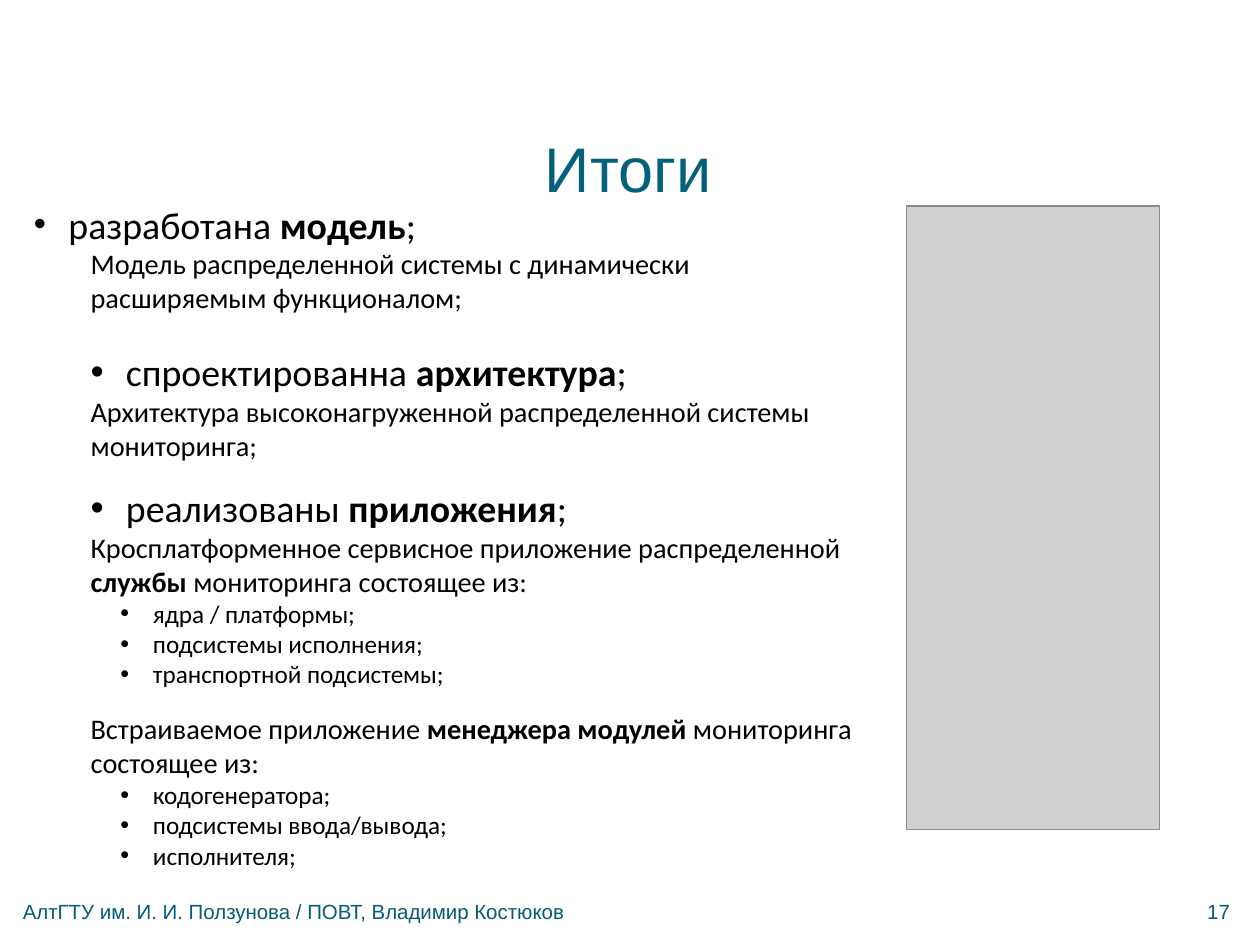
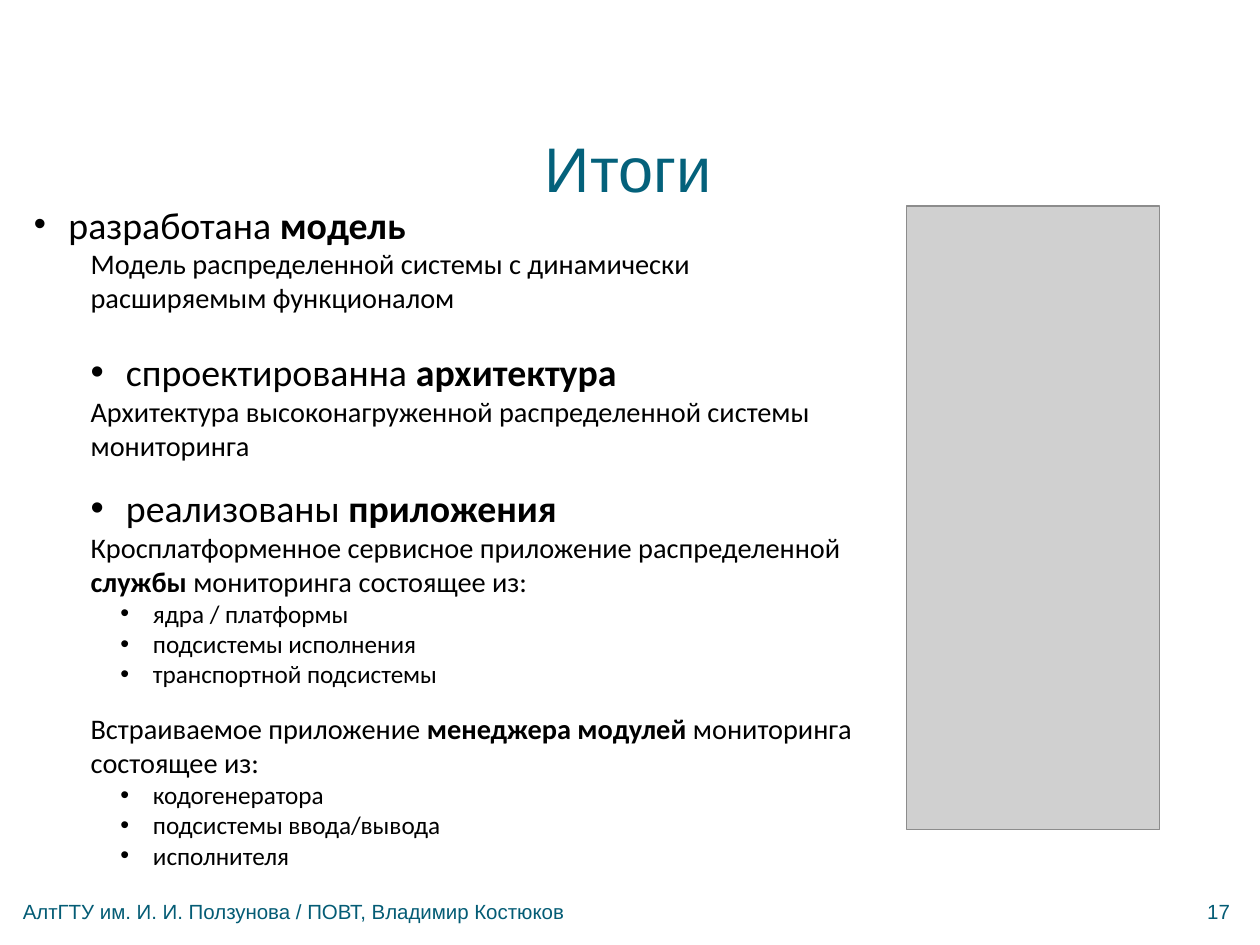
Before and after one commit to bluerain/snoopy, a slide deck: slide 17 of diploma/trunk/ppt/kostyukov.pptx. Drawn at 1260x945 pixels with LibreOffice and Linux fonts; fonts in the diff are those of the drawing; grey boxes stand for pictures; background and template pictures are left out. Boxes give left, top, right and bottom in pixels: in the first picture for what was removed or moved away, otherwise in the second. Text is boxed around its words. In the diff, an @@ line names an element or a change of style, - is before the commit and + after.

```diff
--- a/diploma/trunk/ppt/kostyukov.pptx
+++ b/diploma/trunk/ppt/kostyukov.pptx
@@ text at (68, 213, 809, 528): text changed @@
-• разработана модель;
-  Модель распределенной системы с динамически расширяемым функционалом;
-• спроектированна архитектура;
-  Архитектура высоконагруженной распределенной системы мониторинга;
-• реализованы приложения;
+• разработана модель
+  Модель распределенной системы с динамически расширяемым функционалом
+• спроектированна архитектура
+  Архитектура высоконагруженной распределенной системы мониторинга
+• реализованы приложения
@@ text at (153, 606, 437, 687): text changed @@
-      • ядра / платформы;
-      • подсистемы исполнения;
-      • транспортной подсистемы;
+      • ядра / платформы
+      • подсистемы исполнения
+      • транспортной подсистемы
@@ text at (153, 791, 440, 865): text changed @@
-      • кодогенератора;
-      • подсистемы ввода/вывода;
-      • исполнителя;
+      • кодогенератора
+      • подсистемы ввода/вывода
+      • исполнителя
```
Also in this commit, not shown: 11 other slides changed.
